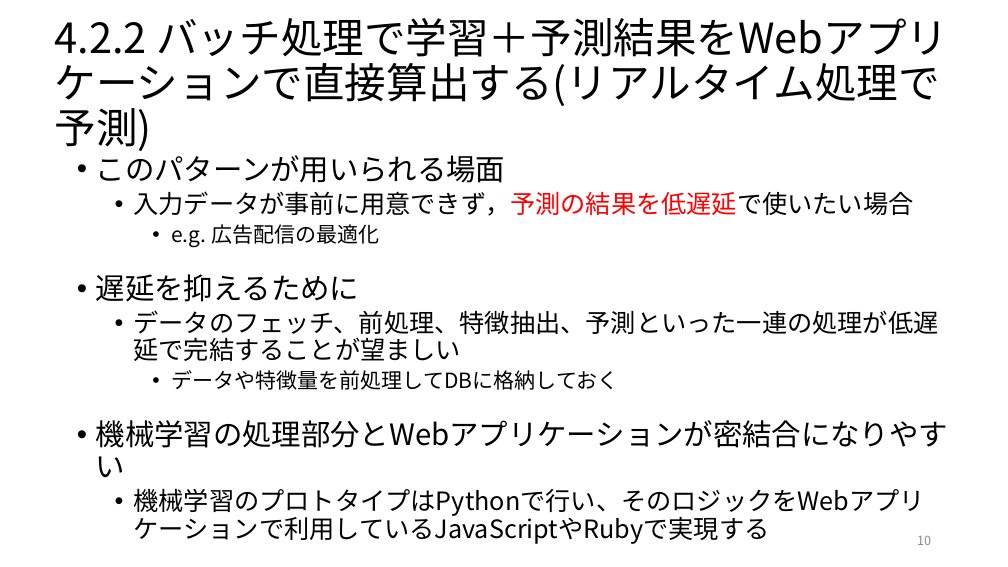
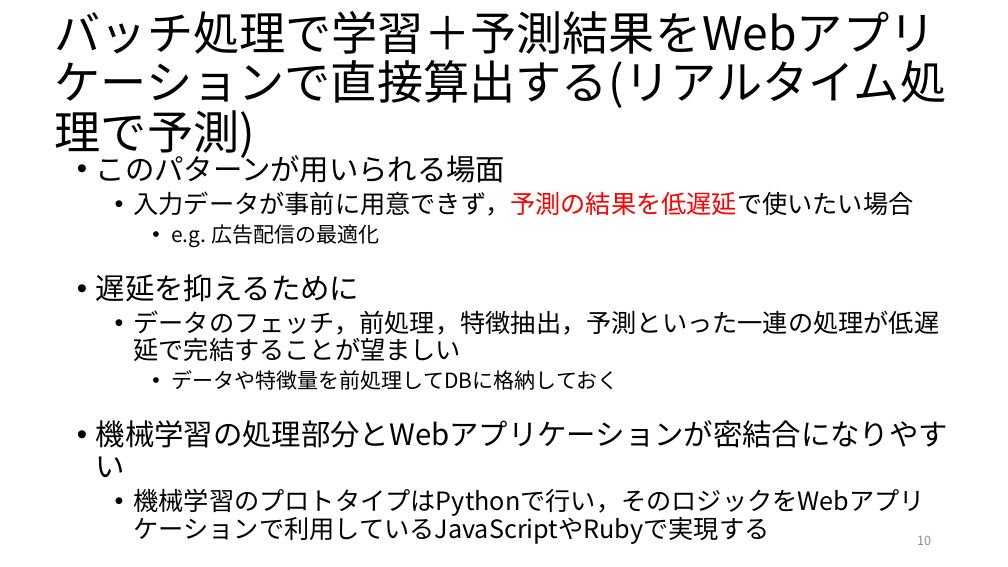
Before and after one commit to ryosuke-ku/Rinko, a slide deck: slide 10 of 仕事ではじめる機械学習第4章.pptx. Drawn at 1008x567 pixels with LibreOffice and Linux fonts; fonts in the diff are those of the drawing. Boxes give left, top, right and bottom in pixels: in the first picture for what was removed or moved away, otherwise in the second. Text is boxed around its words. In the diff, an @@ line names an element or a change of style, - is before the commit and + after.

```diff
--- a/仕事ではじめる機械学習第4章.pptx
+++ b/仕事ではじめる機械学習第4章.pptx
@@ title at bbox=[55, 11, 947, 161]: text changed; size 39.6 to 44 pt @@
-4.2.2 バッチ処理で学習＋予測結果をWebアプリケーションで直接算出する(リアルタイム処理で予測)
+バッチ処理で学習＋予測結果をWebアプリケーションで直接算出する(リアルタイム処理で予測)
@@ text at bbox=[134, 310, 940, 361]: text changed @@
-  • データのフェッチ、前処理、特徴抽出、予測といった一連の処理が低遅延で完結することが望ましい
+  • データのフェッチ，前処理，特徴抽出，予測といった一連の処理が低遅延で完結することが望ましい
@@ text at bbox=[134, 488, 925, 518]: text changed @@
-  • 機械学習のプロトタイプはPythonで行い、そのロジックをWebアプリケーションで利用しているJavaScriptやRubyで実現する
+  • 機械学習のプロトタイプはPythonで行い，そのロジックをWebアプリケーションで利用しているJavaScriptやRubyで実現する
```
Also in this commit, not shown: 20 other slides changed, 3 other files.
